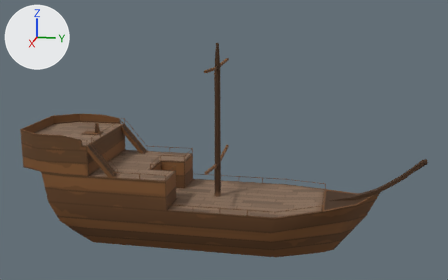
Renders of the FBX model Art/Models/Boat/Boat_new.FBX from each side of a commit.
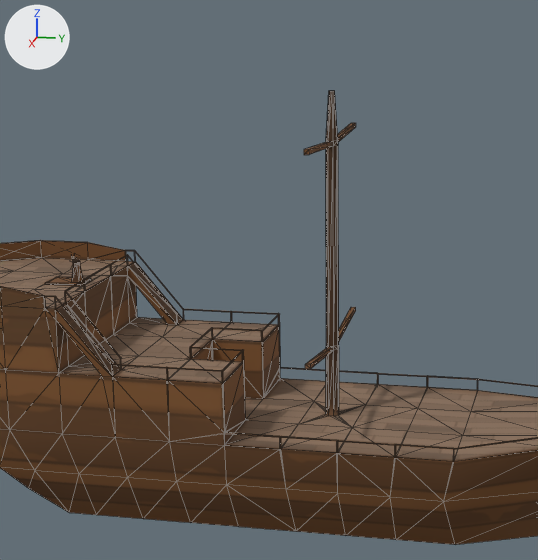
There are two pictures of each version: one whole from a 50 mm camera at (5.99, 1.28, 2.69) aimed at (0.12, 0.11, 1.22), one close up on the part from 14% to 70% of the width and 0% to 95% of the height. The lights are fixed; the arrows at upper left show +X, +Y and +Z. The close-ups show mesh edges as thin lines. Where no turn or scale is listed for an object, it has been applied to the vertices.
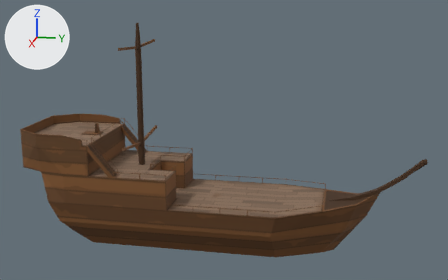
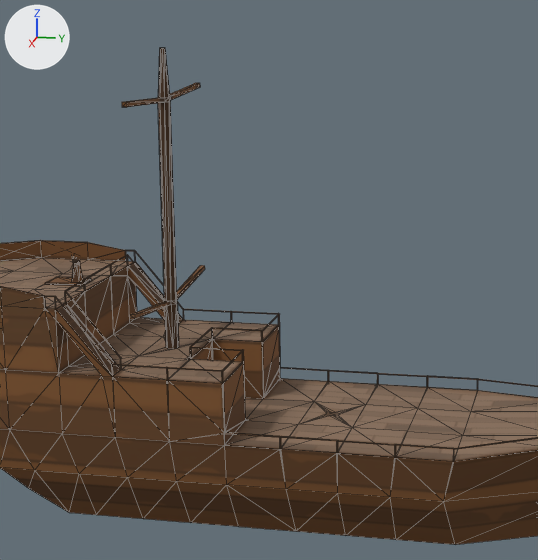
The newer file is also turned or shifted as a whole; pictures and numbers use the older file's frame.

Location of each change, (x1, y1, x2, y2) in pixels of the close-ups (538 x 560 px):
'Object001', reshaped
    before: (0, 91, 538, 545)
    after: (0, 48, 538, 545)
part 1 of me_mesh, added (brown)
    after: (122, 48, 212, 359)
part 2 of me_mesh, deleted
    before: (304, 91, 356, 416)

The change in detail:
me_mesh is used by ob_object001; location (0.12, 0.081, 1.158).
me_mesh had 962 vertices, 2044 faces and spanned x -0.52..0.52, y -1.97..1.97, z -1.01..1.01.
me_mesh now has 803 vertices, 1726 faces and spans x -0.52..0.52, y -1.97..1.97, z -1.01..1.2.
me_mesh part 1: 65 vertices added at x -0.52..0.52, y -0.87..-0.8, z -0.24..1.2.
me_mesh part 2: 57 vertices removed from x -0.52..0.52, y -0.07..-0.01, z -0.2..1.01.
